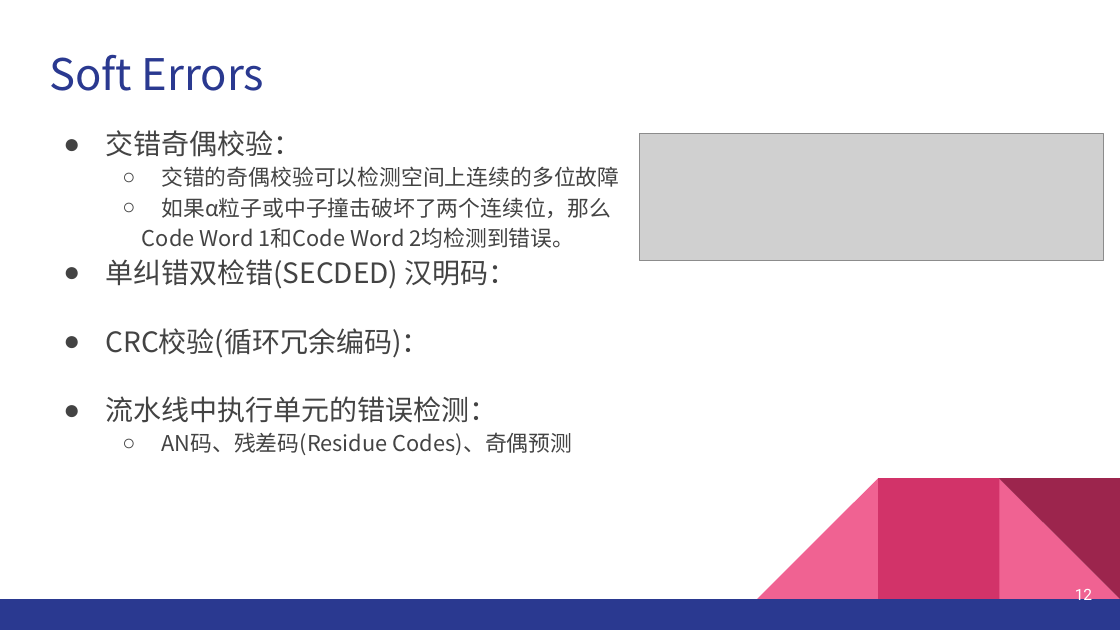
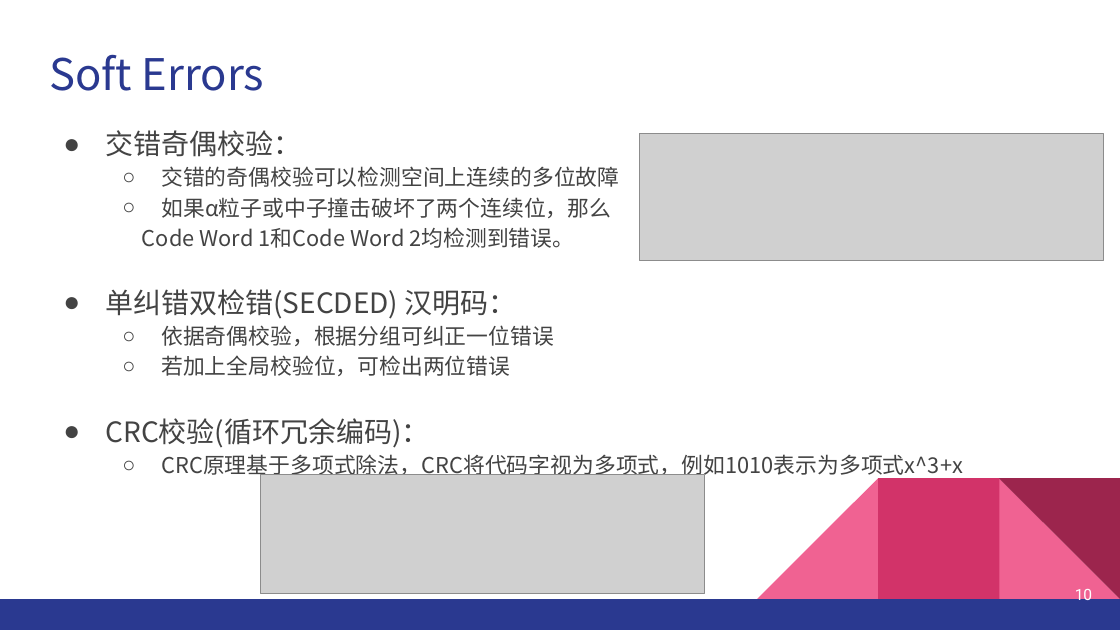
Before and after one commit to GentleBreezeBlow/R4_doc, a slide deck: slide 10 of Report/1-Soft Errors.pptx (slide 12 before the commit). Drawn at 1120x630 pixels with LibreOffice and Linux fonts; fonts in the diff are those of the drawing; grey boxes stand for pictures. Boxes give left, top, right and bottom in pixels: in the first picture for what was removed or moved away, otherwise in the second. Text is boxed around its words. In the diff, an @@ line names an element or a change of style, - is before the commit and + after.

Commit message:
up 220620

```diff
--- a/Report/1-Soft Errors.pptx
+++ b/Report/1-Soft Errors.pptx
@@ text at (x1=161, y1=325, x2=554, y2=376): paragraphs added @@
+  ○ 依据奇偶校验，根据分组可纠正一位错误
+  ○ 若加上全局校验位，可检出两位错误
@@ text at (x1=161, y1=454, x2=963, y2=479): text changed @@
-● 流水线中执行单元的错误检测：
-  ○ AN码、残差码(Residue Codes)、奇偶预测
+  ○ CRC原理基于多项式除法，CRC将代码字视为多项式，例如1010表示为多项式x^3+x
@@ picture added at (x1=260, y1=475, x2=704, y2=594) @@
@@ page number at (x1=1075, y1=589, x2=1092, y2=604): text changed @@
-12
+10
```
Also in this commit, not shown: 2 other slides changed, 3 slides added.
